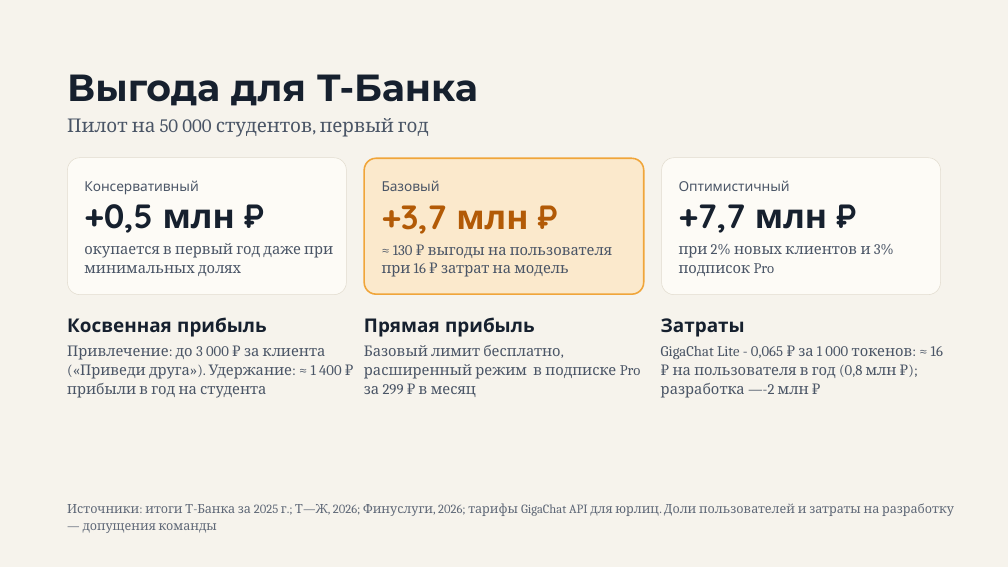
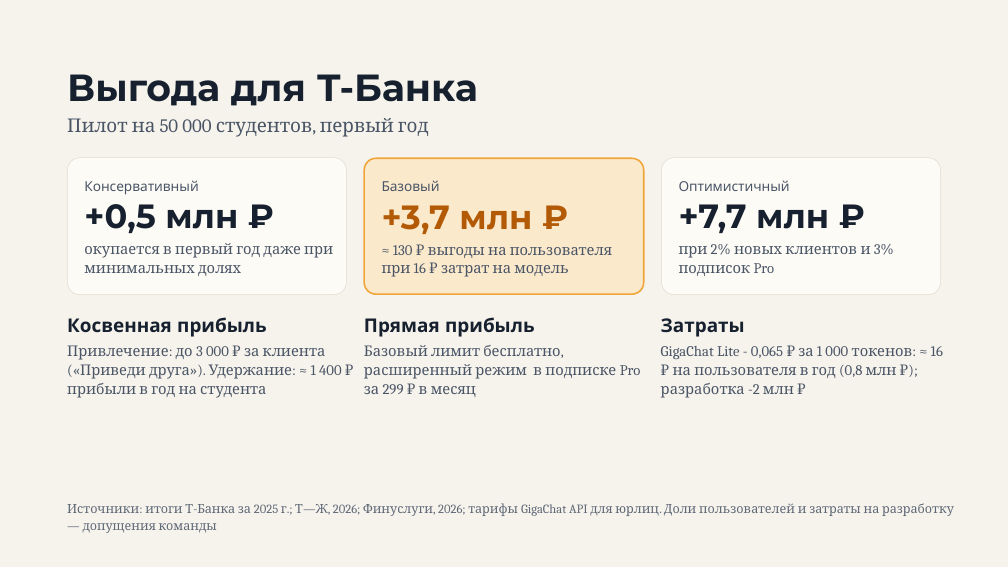
Before and after one commit to Tvorog108/Xakaton_27_09_27, a slide deck: slide 7 of Дневной лимит.pptx. Drawn at 1008x567 pixels with LibreOffice and Linux fonts; fonts in the diff are those of the drawing. Boxes give left, top, right and bottom in pixels: in the first picture for what was removed or moved away, otherwise in the second. Text is boxed around its words. In the diff, an @@ line names an element or a change of style, - is before the commit and + after.

```diff
--- a/Дневной лимит.pptx
+++ b/Дневной лимит.pptx
@@ font Quicksand to Montserrat in 3 elements at bbox=[84, 204, 238, 233], bbox=[382, 205, 532, 234], bbox=[679, 204, 829, 233] @@
@@ text at bbox=[661, 346, 943, 398]: text changed @@
-GigaChat Lite - 0,065 ₽ за 1 000 токенов: ≈ 16 ₽ на пользователя в год (0,8 млн ₽); разработка —-2 млн ₽
+GigaChat Lite - 0,065 ₽ за 1 000 токенов: ≈ 16 ₽ на пользователя в год (0,8 млн ₽); разработка -2 млн ₽
```
